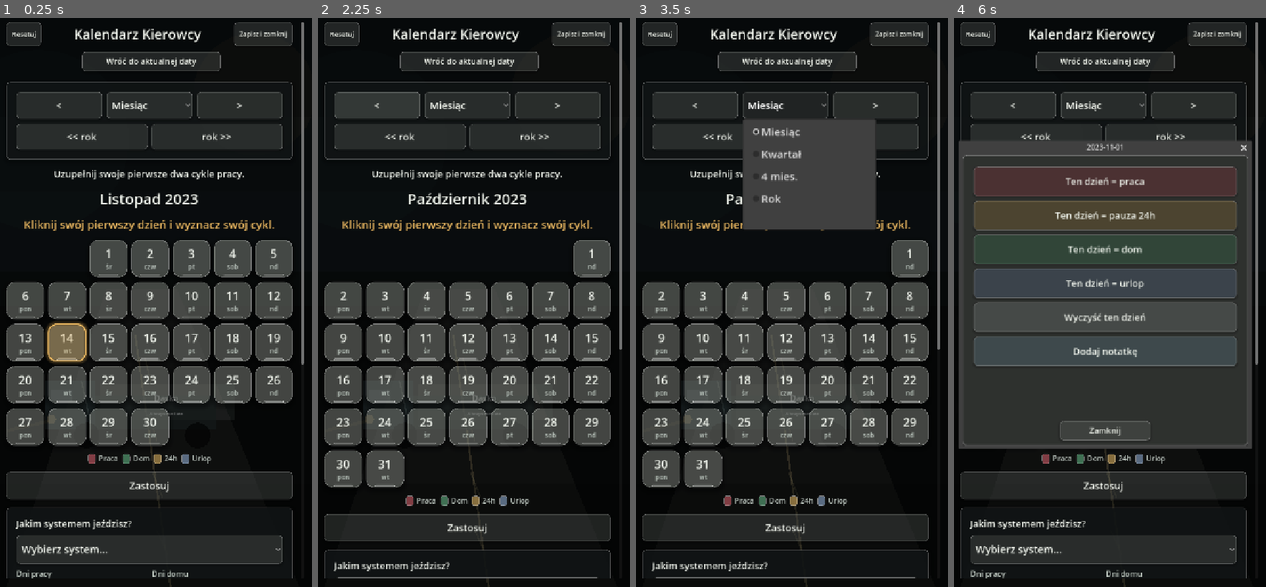
Above: before the commit, frames 1-4 (left to right).
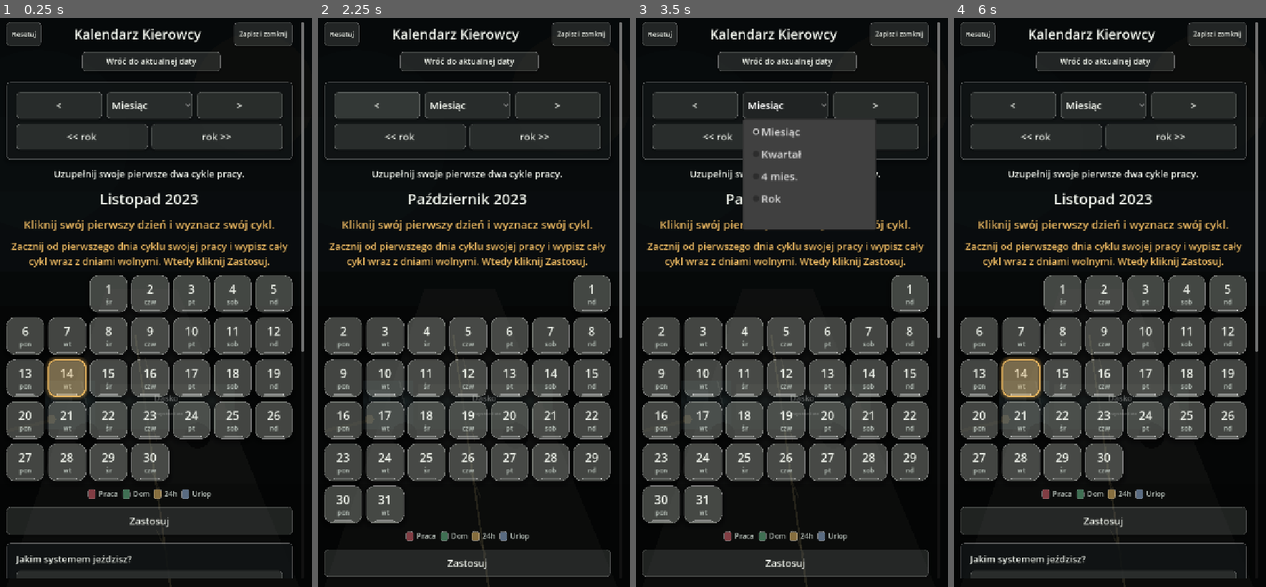
Above: after the commit, the same moments.

Repository: ElKlient/IDOL-Genesis
Game: Godot game, scene res://scenes/main.tscn
Same seed, same stepped clock (60 frames per second), same inputs: the game is played once before the commit and once after it.
Inputs (mouse positions are in pixels of both pictures, inside the frame that each line leads up to):
- Up to frame 1 (0.25 s): no input
- Up to frame 2 (2.25 s): click "Zapisz i zamknij" at 0.5 s; click "Ustawienia" at 1.25 s; click "<" at 2 s
- Up to frame 3 (3.5 s): click "Miesiąc" at 2.75 s
- Up to frame 4 (6 s): click ">" at 3.5 s; click "<< rok" at 4.25 s; click "rok >>" at 5 s; click (1063, 256) at 5.77 s

The runs differ from the first frame. In frame 1, 30% of the frame differs, in the area x 2-98%, y 39-99%; in frame 2, 26%; in frame 3, 26%; in frame 4, 50%, in the area x 1-98%, y 21-99%.

Commit message:
Add manual cycle setup hint

Diff:
--- a/scripts/main.gd
+++ b/scripts/main.gd
@@ -1070,6 +1070,11 @@
 		hint.horizontal_alignment = HORIZONTAL_ALIGNMENT_CENTER
 		section.add_child(hint)
 
+		var cycle_hint := _make_label("Zacznij od pierwszego dnia cyklu swojej pracy i wypisz cały cykl wraz z dniami wolnymi. Wtedy kliknij Zastosuj.", 22, COLOR_TODAY)
+		cycle_hint.autowrap_mode = TextServer.AUTOWRAP_WORD_SMART
+		cycle_hint.horizontal_alignment = HORIZONTAL_ALIGNMENT_CENTER
+		section.add_child(cycle_hint)
+
 	var grid := GridContainer.new()
 	grid.columns = TILE_COLUMNS
 	grid.size_flags_horizontal = Control.SIZE_EXPAND_FILL
